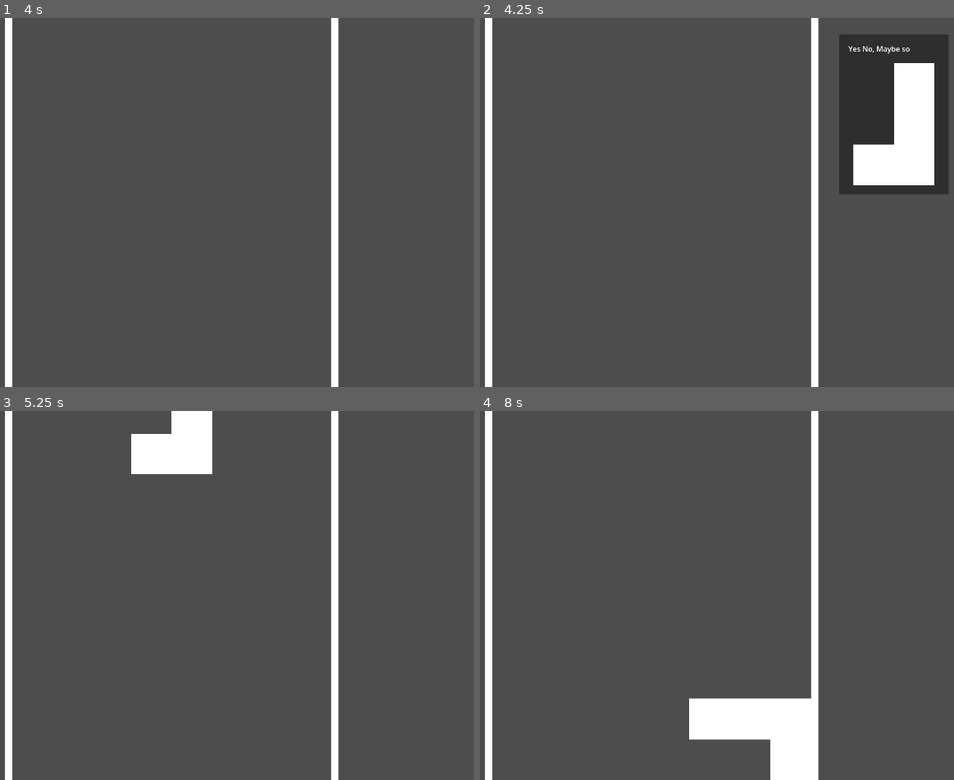
Above: before the commit, frames 1-4 (two rows, left to right).
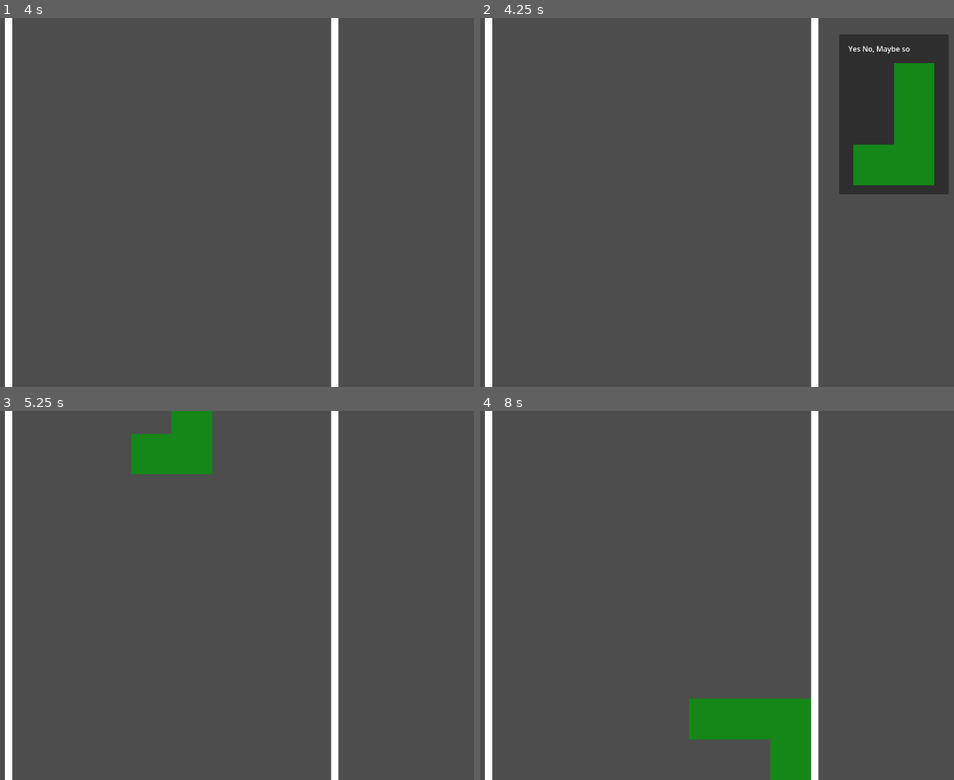
Above: after the commit, the same moments.

Repository: kksgandhi/other-peoples-money
Game: Godot game, scene res://scenes/game.tscn
The game is run twice, just before and just after one commit, with the same random seed, the same clock (stepped at 60 frames per second) and the same inputs.
Inputs (mouse positions are in pixels of both pictures, inside the frame that each line leads up to):
- Up to frame 1 (4 s): tap Enter at 0.5, 2, 3.5 s; hold Right (right) 0.53-1.28 s; tap S (rotate) every 0.75 s from 0.6 to 3.6 s; tap Space at 1.25, 2.75 s; hold Left (left) 1.28-2.03 s; hold Right (right) 2.03-3.53 s; hold Left (left) from 3.53 s (still down)
- Up to frame 2 (4.25 s): keep holding Left (left); tap Escape (debug) at 4.15 s
- Up to frame 3 (5.25 s): tap S (rotate) at 4.35 s; release Left (left) at 5 s; click (412, 506) at 5 s
- Up to frame 4 (8 s): hold Left (left) 5.78-6.53 s; tap S (rotate) at 5.85, 6.6, 7.35 s; hold Right (right) from 6.53 s (still down)

Frame 1 is identical in both runs. In frame 2, 3.8% of the frame differs, in the area x 78-96%, y 12-46%; in frame 3, 2.4%; in frame 4, 3.9%, in the area x 44-70%, y 77-100%.

Commit message:
add random colors

Diff:
--- a/scenes/game.gd
+++ b/scenes/game.gd
@@ -37,7 +37,7 @@
   %tetrominos.add_child(spawned_tetromino)
   spawned_tetromino.position = %SpawnLocation.position
   spawned_tetromino.scale = Vector2(1, 1) * sqrt(tetro_info.cost)
-  print(tetro_info)
+  spawned_tetromino.set_color(tetro_info.color)
 
 func _process(_delta):
   move_upwards_as_tetrominos_fall()
--- a/scenes/tetrominos/tetro_choice_item.gd
+++ b/scenes/tetrominos/tetro_choice_item.gd
@@ -5,6 +5,7 @@
 signal selected(tetromino_info)
 var tetromino_resources = ["tetromino_i", "tetromino_j", "tetromino_l", "tetromino_o", "tetromino_s", "tetromino_t", "tetromino_z"]
 var tetromino_information: Dictionary
+var colors = ["#f1077d", "#e33a31", "#b56400", "#767c00", "#158618", "#00895f"]
 
 func update_displayed_information(input_tetromino_information):
   tetromino_information = input_tetromino_information
@@ -14,6 +15,9 @@
   tetromino_information.sprite = tetromino_texture
   %TetrominoTitle.clear()
   %TetrominoTitle.append_text(tetromino_information.title)
+  var color_choice = colors[rng.randi() % colors.size()]
+  %TetrominoIcon.modulate = Color(color_choice)
+  tetromino_information.color = color_choice
 
 
 
--- a/scenes/tetrominos/tetromino.gd
+++ b/scenes/tetrominos/tetromino.gd
@@ -33,3 +33,6 @@
 func handle_rotation():
   if Input.is_action_just_pressed("rotate"):
     rotation_degrees += 90
+
+func set_color(color):
+  %Sprite2D.modulate = Color(color)
